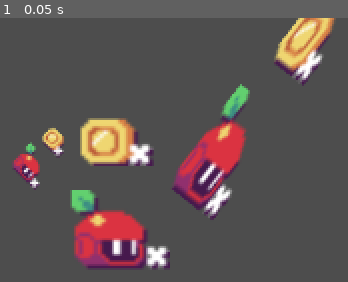
Above: before the commit, frame 1.
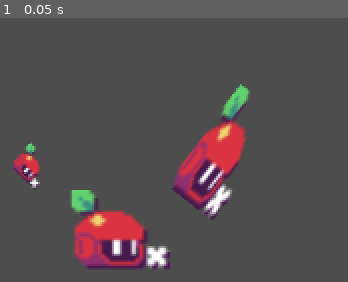
Above: after the commit, the same moment.

Repository: CodyBenn/Godot-Learning
Game: Godot game, scene res://Test_Scene.tscn
The game is run twice, just before and just after one commit, with the same random seed, the same clock (stepped at 60 frames per second) and the same inputs.
Inputs:
- Up to frame 1 (0.05 s): no input

The runs differ from the first frame. In frame 1, 6.3% of the frame differs, in the area x 12-97%, y 0-57%.

Commit message:
Collider Boxes

Diff:
--- a/Intro to Godot/Player_Prefab.tscn
+++ b/Intro to Godot/Player_Prefab.tscn
@@ -1,12 +1,14 @@
 [gd_scene load_steps=3 format=3 uid="uid://c1ke8q6v7ud1m"]
 
 [ext_resource type="Texture2D" uid="uid://et35oertqn5a" path="res://Sprites/HUD-life-count.png" id="1_2ifpd"]
-[ext_resource type="Texture2D" uid="uid://b0rkijrsqub1c" path="res://Sprites/HUD-coin-count.png" id="2_obsyc"]
+
+[sub_resource type="RectangleShape2D" id="RectangleShape2D_wlnsx"]
+size = Vector2(16, 16)
 
 [node name="Player" type="Sprite2D"]
 position = Vector2(100, 100)
 texture = ExtResource("1_2ifpd")
 
-[node name="Hud-coin-count" type="Sprite2D" parent="."]
-position = Vector2(-1, -24)
-texture = ExtResource("2_obsyc")
+[node name="CollisionShape2D" type="CollisionShape2D" parent="."]
+position = Vector2(-3, 3)
+shape = SubResource("RectangleShape2D_wlnsx")
